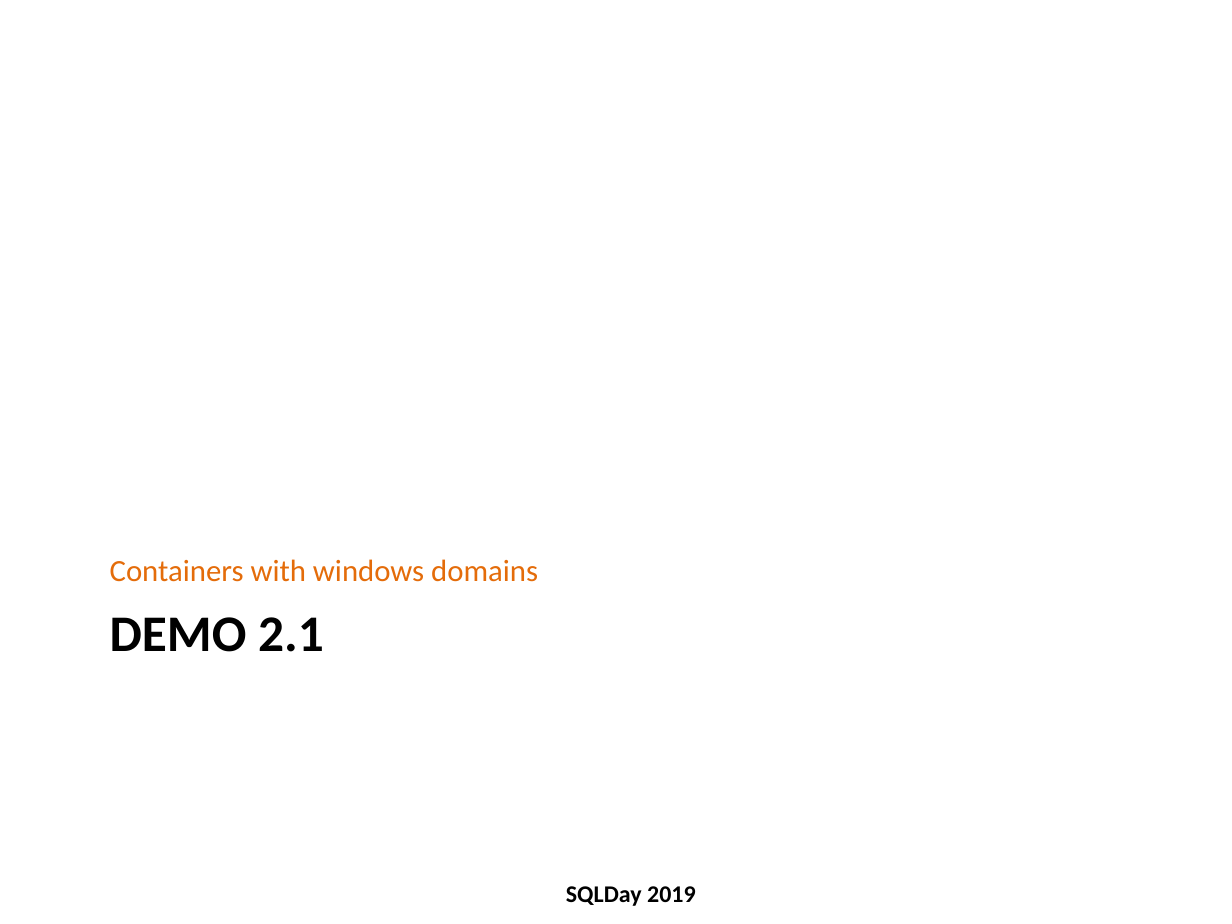
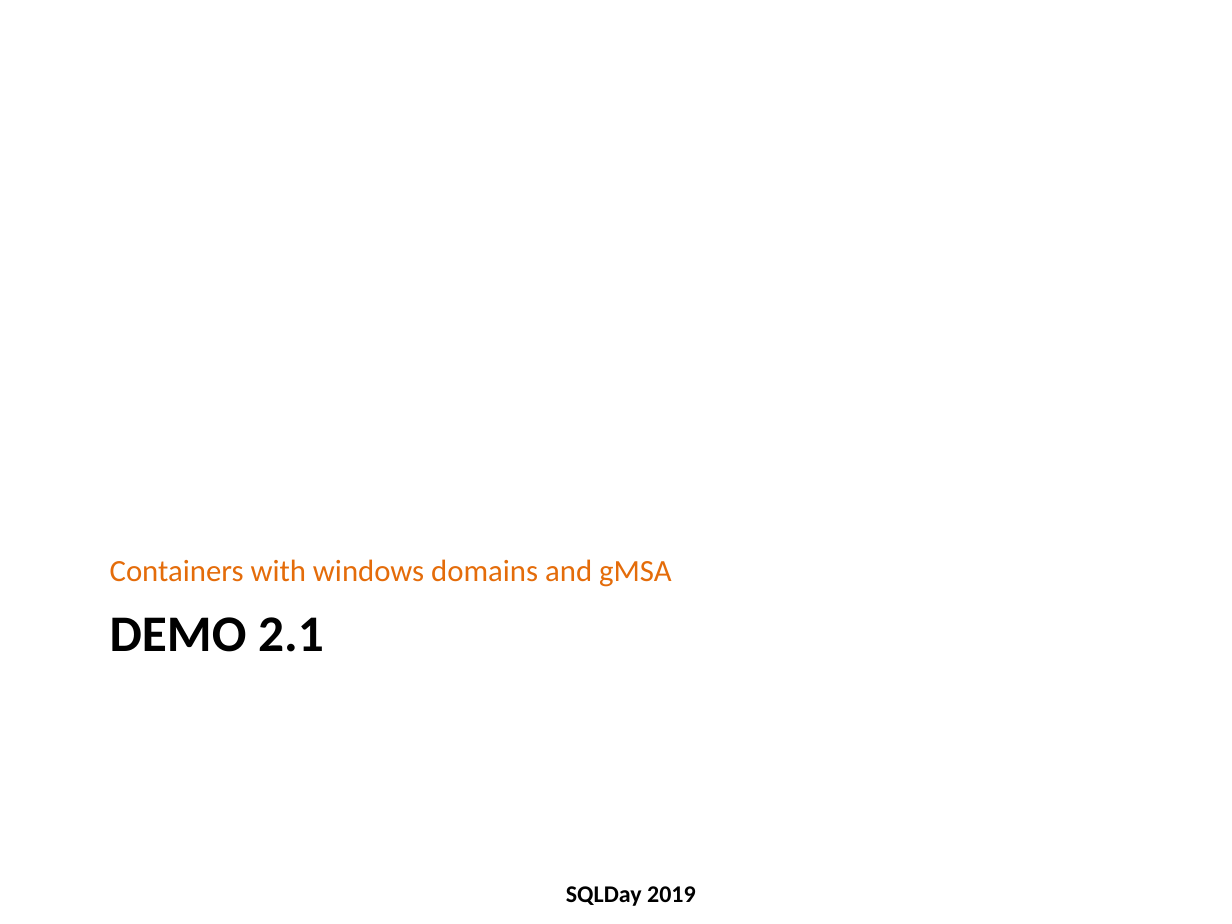
Before and after one commit to michalporeba/sharing, a slide deck: slide 33 of dbas-docker-guide/dbas-docker-guide v1.pptx (slide 30 before the commit). Drawn at 1232x924 pixels with LibreOffice and Linux fonts; fonts in the diff are those of the drawing; background and template pictures are left out. Boxes give left, top, right and bottom in pixels: in the first picture for what was removed or moved away, otherwise in the second. Text is boxed around its words. In the diff, an @@ line names an element or a change of style, - is before the commit and + after.

```diff
--- a/dbas-docker-guide/dbas-docker-guide v1.pptx
+++ b/dbas-docker-guide/dbas-docker-guide v1.pptx
@@ text at (110, 559, 672, 587): text changed @@
-Containers with windows domains
+Containers with windows domains and gMSA
```
Also in this commit, not shown: 15 other slides changed, 7 slides added, 1 other file.
